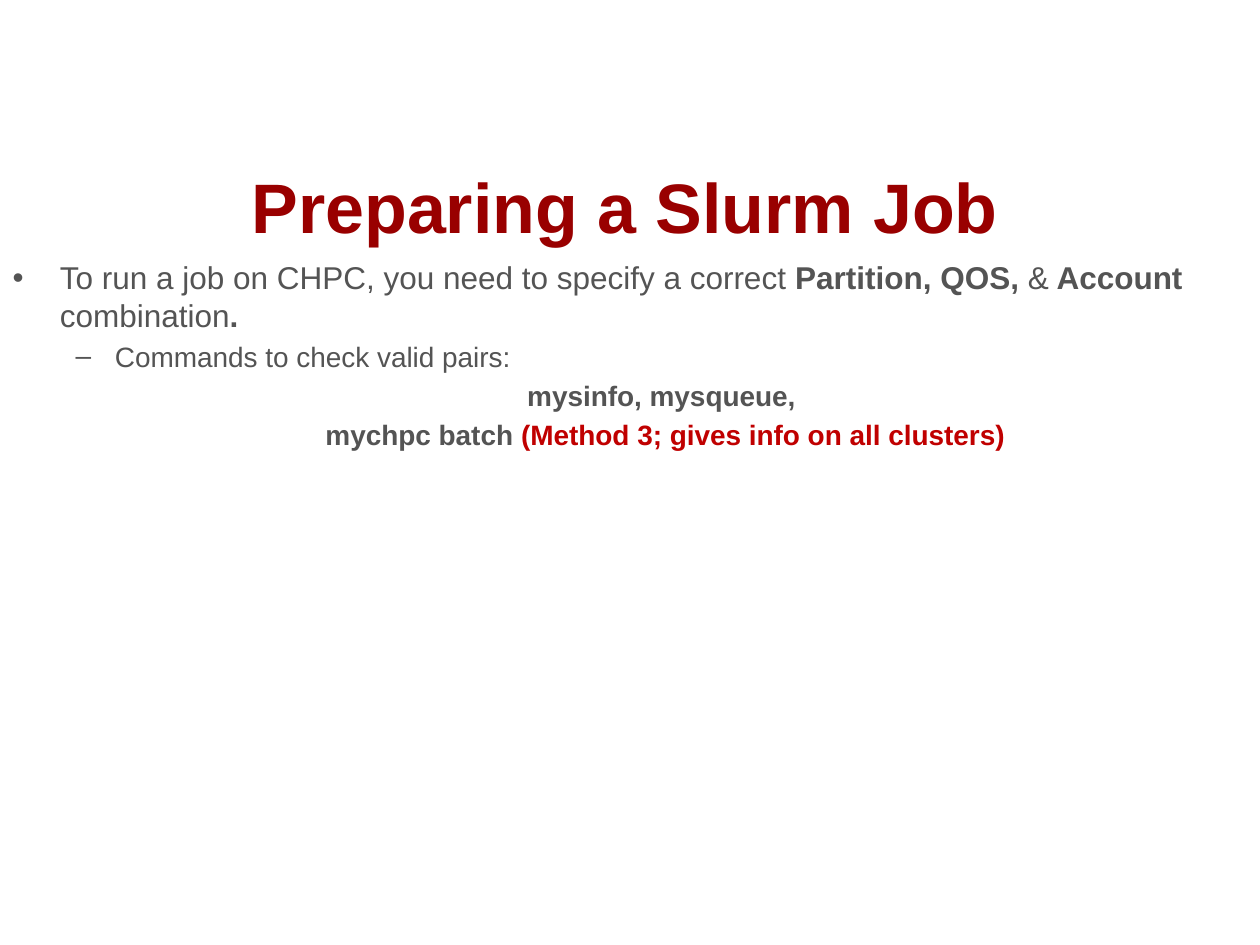
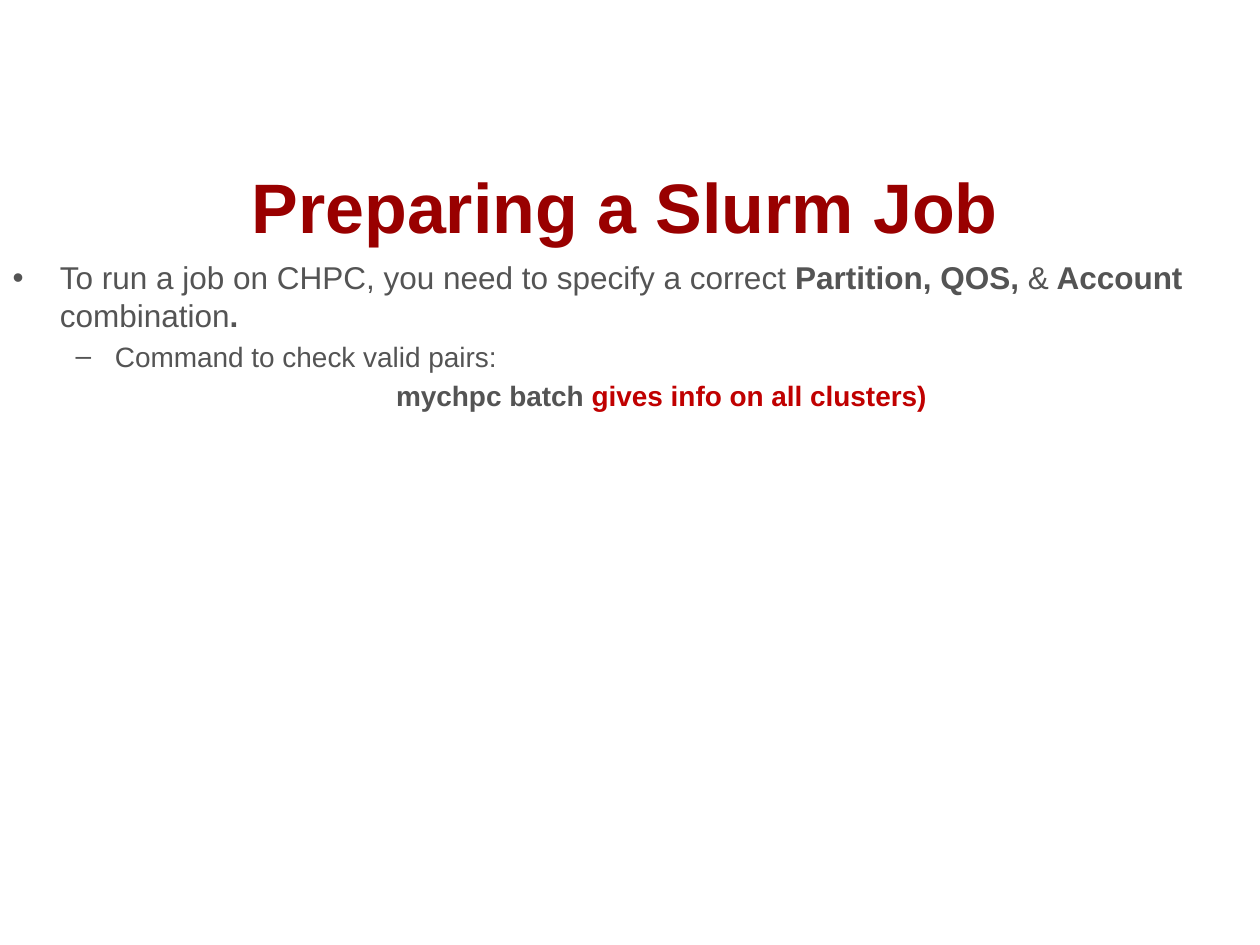
Before and after one commit to chpc-uofu/slurm-lectures, a slide deck: slide 17 of slurm.pptx. Drawn at 1260x945 pixels with LibreOffice and Linux fonts; fonts in the diff are those of the drawing; background and template pictures are left out. Boxes give left, top, right and bottom in pixels: in the first picture for what was removed or moved away, otherwise in the second. Text is boxed around its words. In the diff, an @@ line names an element or a change of style, - is before the commit and + after.

```diff
--- a/slurm.pptx
+++ b/slurm.pptx
@@ text at [115,346,926,411]: text changed @@
-  – Commands to check valid pairs:
-  mysinfo, mysqueue,
-  mychpc batch (Method 3; gives info on all clusters)
+  – Command to check valid pairs:
+  mychpc batch gives info on all clusters)
```
Also in this commit, not shown: 2 other slides changed, 9 other files.
